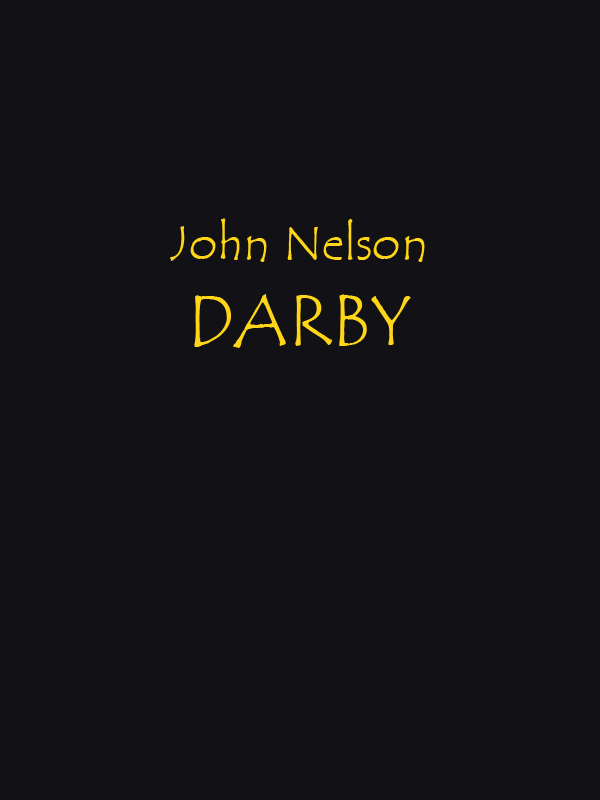
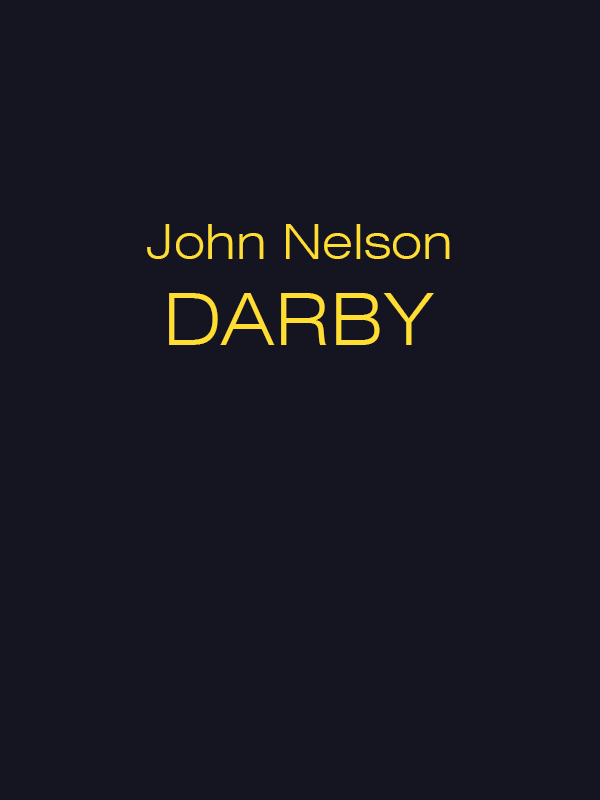
Revision of a layered (600, 800) image; what changed, layer by layer:
painted on "John Nelson DARBY" over [147, 218, 450, 348]
painted on "Background" over [0, 0, 600, 800]
